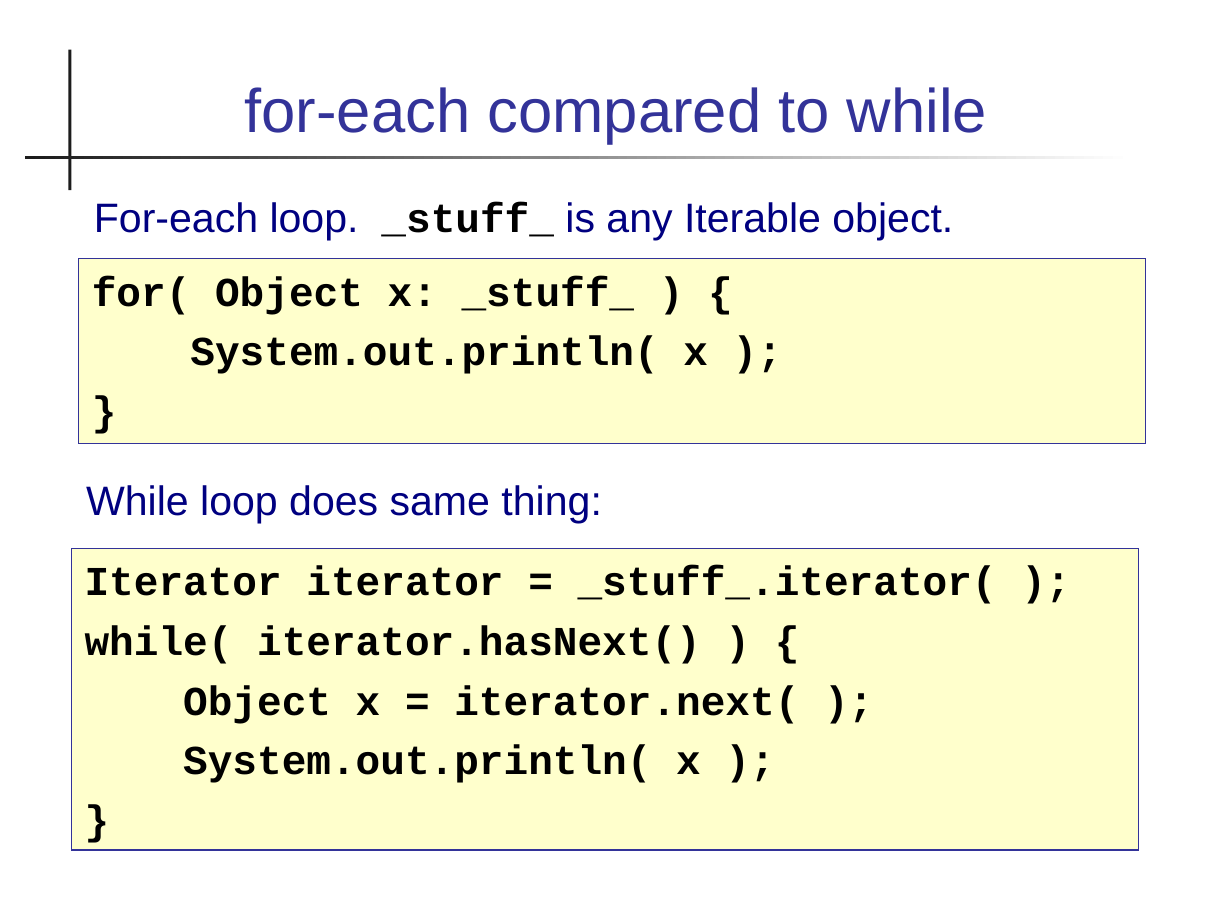
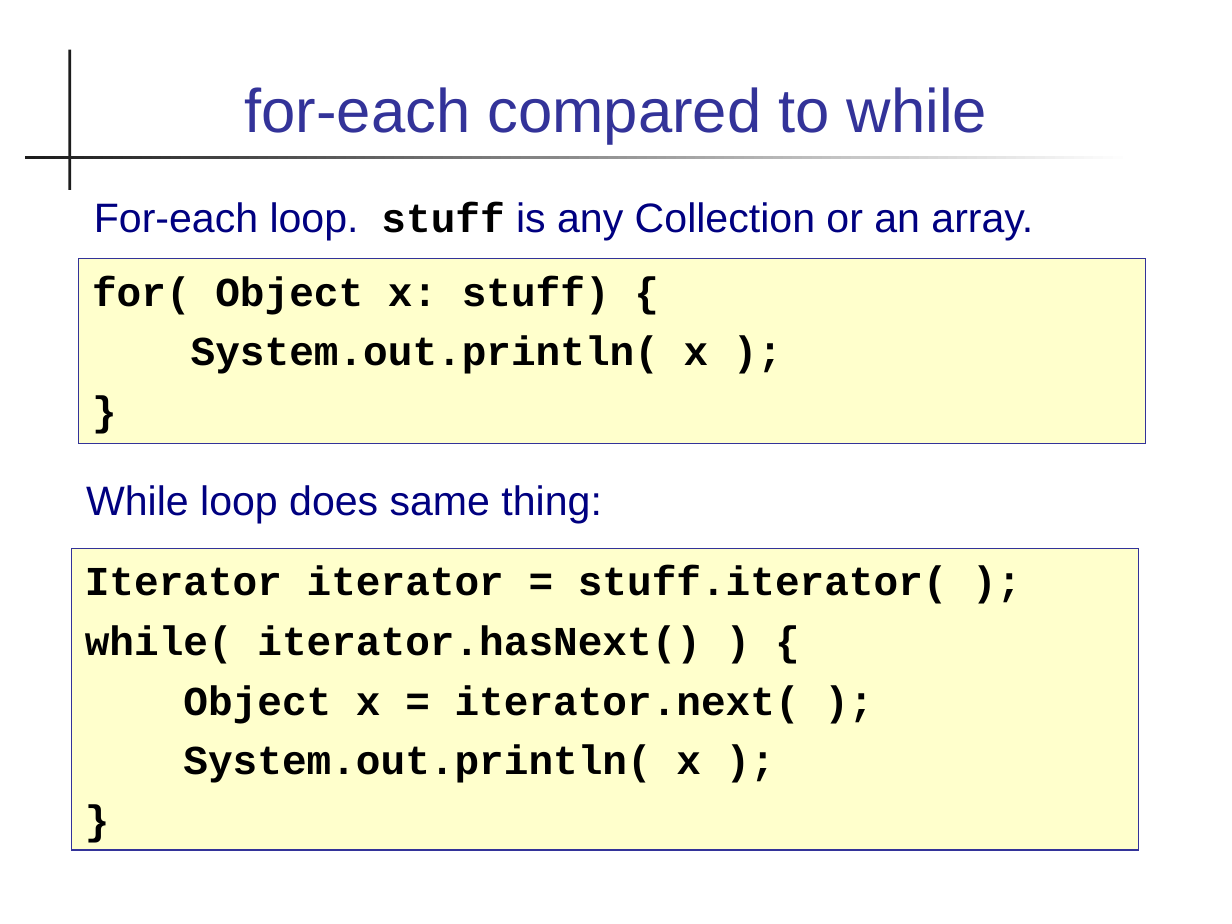
Before and after one commit to skeoop/skeoop.github.io, a slide deck: slide 11 of week3/Iterators.ppt. Drawn at 1232x924 pixels with LibreOffice and Linux fonts; fonts in the diff are those of the drawing. Boxes give left, top, right and bottom in pixels: in the first picture for what was removed or moved away, otherwise in the second. Text is boxed around its words. In the diff, an @@ line names an element or a change of style, - is before the commit and + after.

```diff
--- a/week3/Iterators.ppt
+++ b/week3/Iterators.ppt
@@ text at bbox=[94, 202, 1033, 240]: text changed @@
-For-each loop. _stuff_ is any Iterable object.
+For-each loop. stuff is any Collection or an array.
@@ text at bbox=[92, 276, 610, 315]: text changed @@
-for( Object x: _stuff_ ) {
+for( Object x: stuff) {
@@ text in rectangle at bbox=[85, 566, 948, 604]: text changed @@
-Iterator iterator = _stuff_.iterator( );
+Iterator iterator = stuff.iterator( );
```
Also in this commit, not shown: 3 other slides changed, 10 other files.
